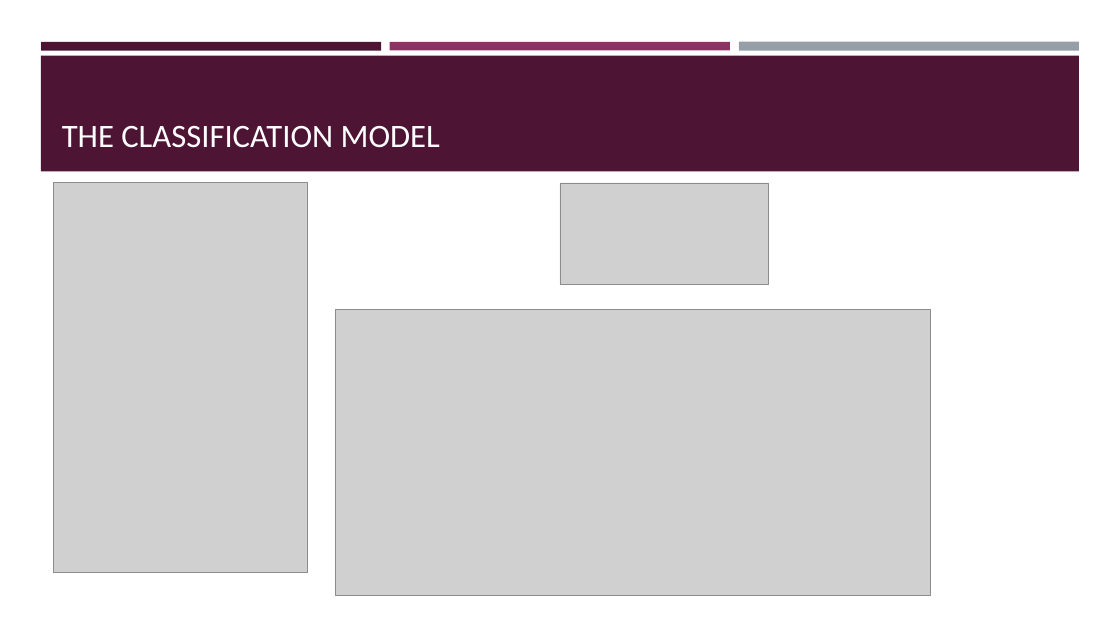
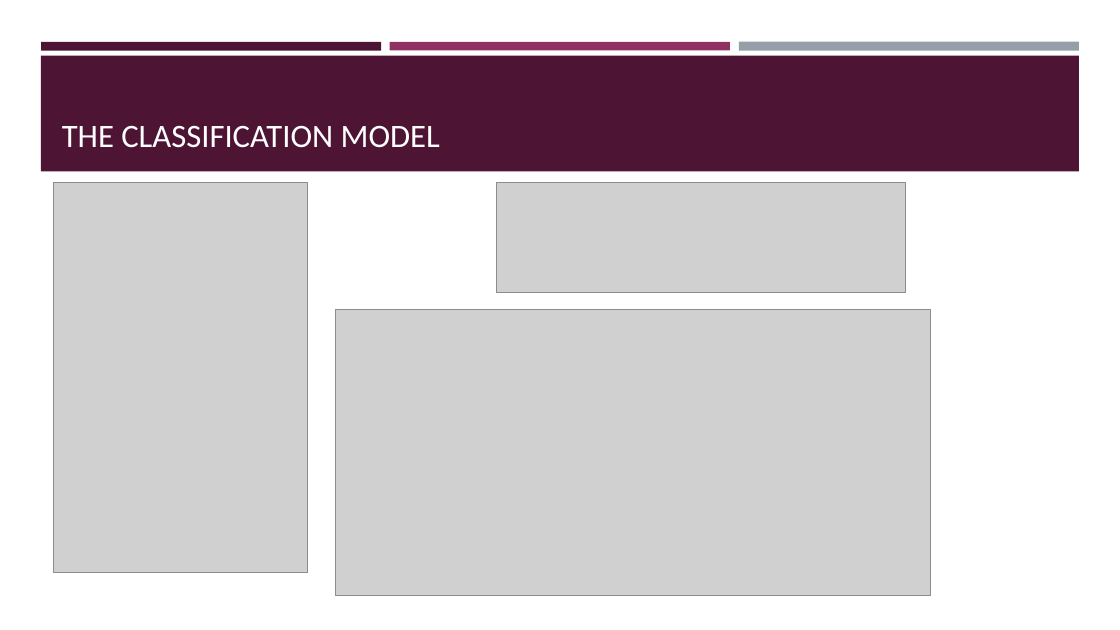
Before and after one commit to feraguilari/WorldBank_Capstone, a slide deck: slide 8 of presentation.pptx. Drawn at 1120x630 pixels with LibreOffice and Linux fonts; fonts in the diff are those of the drawing; grey boxes stand for pictures. Boxes give left, top, right and bottom in pixels: in the first picture for what was removed or moved away, otherwise in the second. Text is boxed around its words. In the diff, an @@ line names an element or a change of style, - is before the commit and + after.

```diff
--- a/presentation.pptx
+++ b/presentation.pptx
@@ picture added at <box>497,183,905,293</box> @@
@@ picture removed at <box>560,183,770,285</box> @@
```
Also in this commit, not shown: 2 other slides changed, 1 other file.
